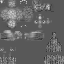
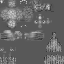
Two versions of the same layered image (w=64, h=64). Layer-by-layer changes:
added layer "shading.png #2" above "Pasted Layer" over [1, 0, 63, 64]
